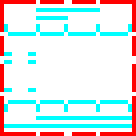
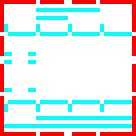
Two versions of the same layered image (136x136). Layer-by-layer changes:
painted on "Pasted Layer" over bbox(64, 24, 132, 112)
